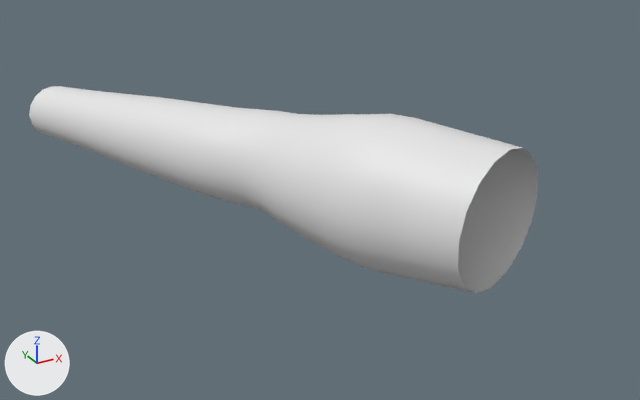
Renders of the OBJ model docs/meshes/arm_rings.obj from each side of a commit.
One viewpoint serves both versions: a 50 mm lens placed at (-1.29, -2.741, 1.18), pointed at (0.131, -0.158, -0.112). Arrows for +X, +Y and +Z are at lower left; the lights stay in place. The picture after the commit comes second. Where no turn or scale is listed for an object, it has been applied to the vertices.

Script lines for the objects in view, before the commit:
```python
me_arm_rings = bpy.data.meshes.new('arm_rings')
me_arm_rings.from_pydata(...)  # 368 vertices, 352 faces; spans x -0.64..0.65, y -0.88..1.03, z -0.27..0.27
ob_arm_rings = bpy.data.objects.new('arm_rings', me_arm_rings)
ob_arm_rings.location = (0.0, 0.0, 0.0)
```
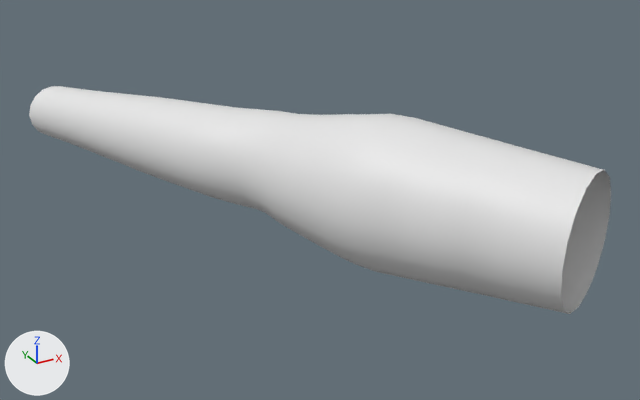
Edits to the scene script, one JSON object a line:
```json
{"block": "me_arm_rings", "where": "# used by ob_arm_rings; location = (0.0, 0.0, 0.0)"}
{"op": "remove", "block": "me_arm_rings", "code": "me_arm_rings.from_pydata(...)  # 368 vertices, 352 faces; spans x -0.64..0.65, y -0.88..1.03, z -0.27..0.27"}
{"op": "add", "block": "me_arm_rings", "code": "me_arm_rings.from_pydata(...)  # 416 vertices, 400 faces; spans x -0.64..0.75, y -1.15..1.03, z -0.27..0.27"}
{"block": "me_arm_rings", "change": "me_arm_rings part 1"}
{"block": "me_arm_rings", "change": "31 vertices are added at x 0.26..0.75, y -1.15..-0.77, z -0.23..0.23"}
{"block": "me_arm_rings", "change": "7 new vertices lie (0.04, -0.08, 0.0) away from vertices in x 0.47..0.67, y -0.89..-0.76, z -0.23..0.23"}
{"block": "me_arm_rings", "change": "5 new vertices lie (0.05, -0.08, 0.0) away from vertices in x 0.26..0.37, y -1.04..-0.98, z -0.16..0.16"}
{"block": "me_arm_rings", "change": "5 new vertices lie (0.04, -0.08, -0.01) away from vertices in x 0.33..0.61, y -1.06..-0.8, z 0.09..0.23"}
{"block": "me_arm_rings", "change": "48 new faces join them"}
```

Pixel boxes (x1, y1, x2, y2) of what changed, in the pictures (640 x 400 px):
```json
{"object": "arm_rings", "change": "reshaped", "before": [29, 86, 538, 293], "after": [29, 86, 611, 314], "on screen": "14% wider, 10% taller"}
{"part": 1, "of": "me_arm_rings", "change": "added", "after": [458, 148, 611, 314]}
```
